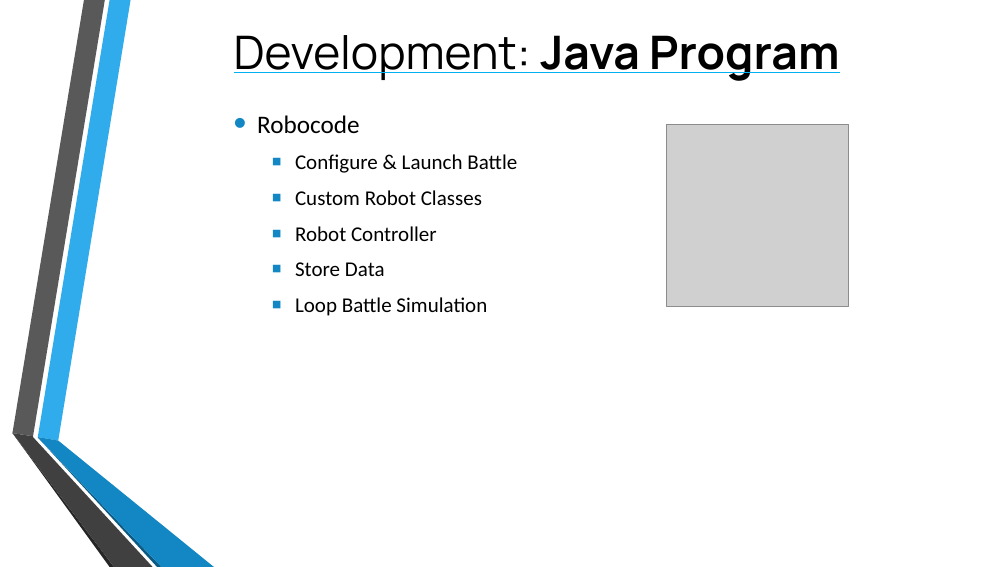
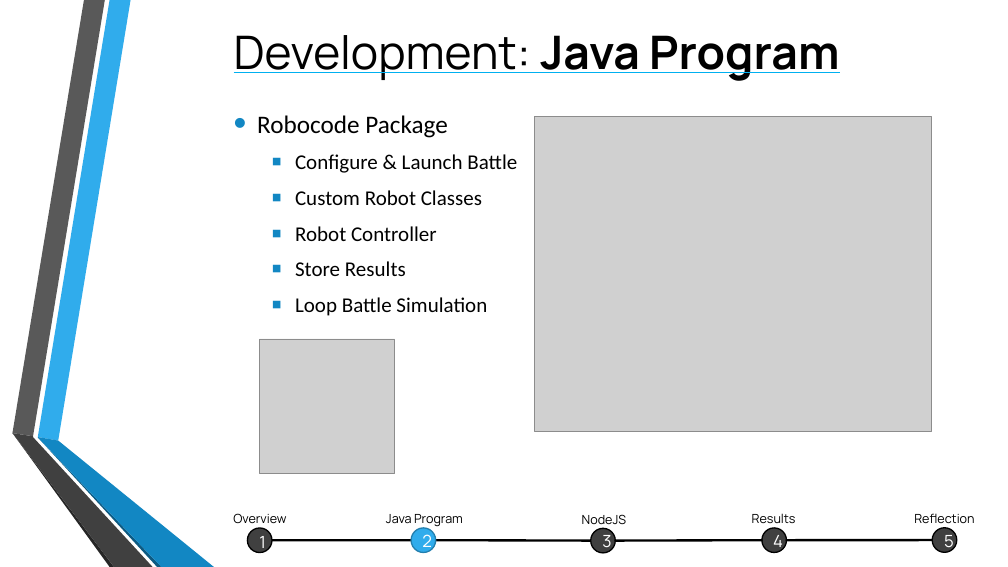
Before and after one commit to TomPlum/major-project, a slide deck: slide 9 of Assessed Work/CPU6001 - Project Viva Presentation.pptx. Drawn at 1008x567 pixels with LibreOffice and Linux fonts; fonts in the diff are those of the drawing; grey boxes stand for pictures; background and template pictures are left out. Boxes give left, top, right and bottom in pixels: in the first picture for what was removed or moved away, otherwise in the second. Text is boxed around its words. In the diff, an @@ line names an element or a change of style, - is before the commit and + after.

```diff
--- a/Assessed Work/CPU6001 - Project Viva Presentation.pptx
+++ b/Assessed Work/CPU6001 - Project Viva Presentation.pptx
@@ text at (257,115,447,138): text changed @@
-• Robocode
+• Robocode Package
@@ picture added at (535,116,932,432) @@
@@ text at (295,261,406,276): text changed @@
-  ▪ Store Data
+  ▪ Store Results
@@ picture: place and size @@
-picture at (667,124,849,306)
+picture at (260,339,395,473)
@@ text added at (233,513,286,523), 12 pt, text #000000 @@
+Overview
@@ ellipse added at (247,528,272,553), fill #404040, outline #000000 1.25 pt @@
@@ text added at (259,536,266,553), 16 pt, text #FFFFFF @@
+1
@@ text added at (386,514,463,526), 12 pt, text #000000 @@
+Java Program
@@ ellipse added at (411,528,436,553), fill #30ACEC, outline #247FAF 1.25 pt @@
@@ text added at (422,531,432,552), 16 pt, text #FFFFFF @@
+2
@@ text added at (582,514,626,528), 12 pt, text #000000 @@
+NodeJS
@@ ellipse added at (591,529,616,554), fill #404040, outline #000000 1.25 pt @@
@@ text added at (602,535,611,553), 16 pt, text #FFFFFF @@
+3
@@ text added at (752,513,796,523), 12 pt, text #000000 @@
+Results
@@ ellipse added at (762,528,787,553), fill #404040, outline #000000 1.25 pt @@
@@ text added at (773,531,783,552), 16 pt, text #FFFFFF @@
+4
@@ text added at (914,513,974,523), 12 pt, text #000000 @@
+Reflection
@@ ellipse added at (932,528,957,553), fill #404040, outline #000000 1.25 pt @@
@@ text added at (944,531,954,552), 16 pt, text #FFFFFF @@
+5
@@ line added from (272, 541) to (411, 541), #000000 2.25 pt @@
@@ line added from (436, 541) to (591, 541), #000000 2.25 pt @@
@@ line added from (616, 541) to (762, 541), #000000 2.25 pt @@
@@ line added from (786, 541) to (932, 540), #000000 2.25 pt @@
```
Also in this commit, not shown: 11 other slides changed, 6 slides added, 4 slides removed, 5 other files.
